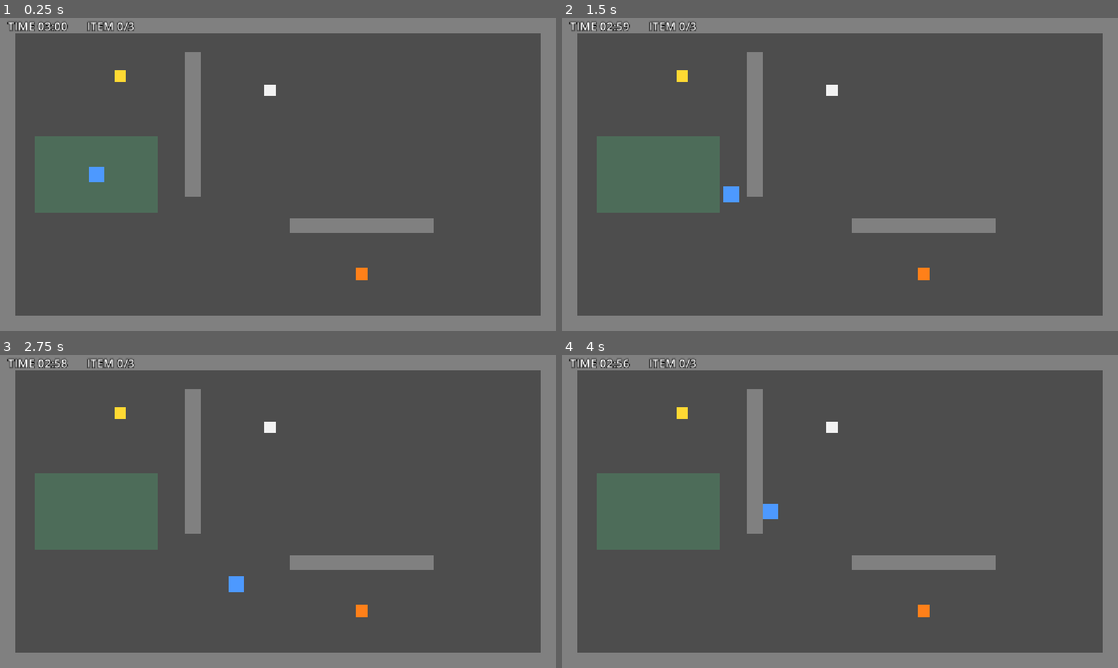
Above: before the commit, frames 1-4 (two rows, left to right).
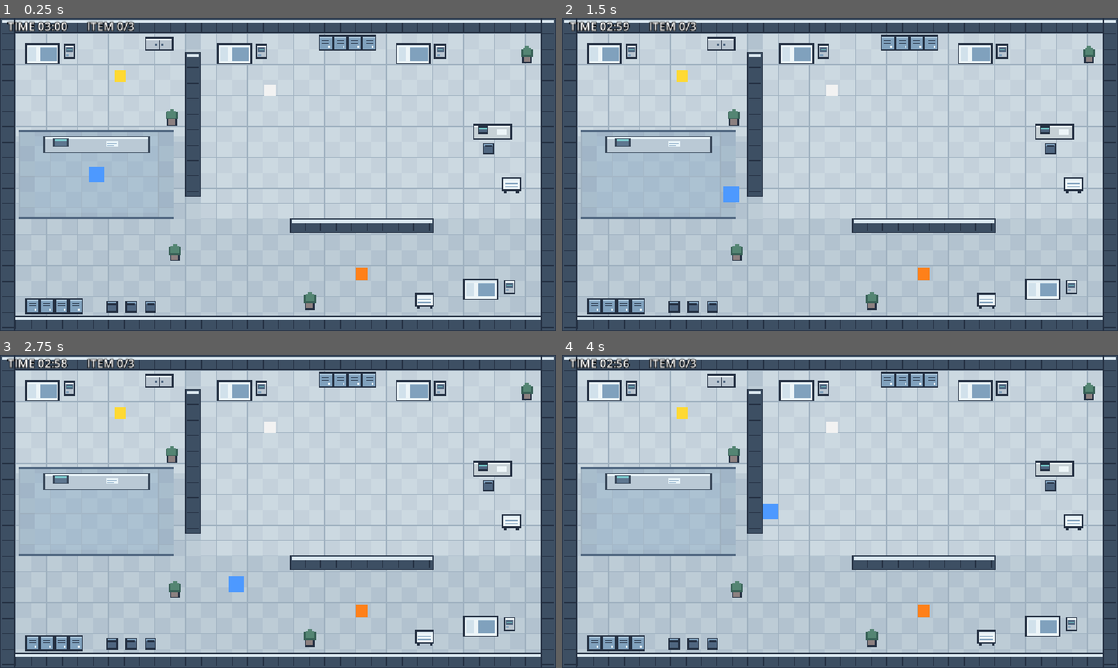
Above: after the commit, the same moments.

Repository: Mugen0619/night-shift-escape
Game: Godot game, scene res://scenes/main.tscn
The game is run twice, just before and just after one commit, with the same random seed, the same clock (stepped at 60 frames per second) and the same inputs.
Inputs:
- Up to frame 1 (0.25 s): no input
- Up to frame 2 (1.5 s): tap Enter at 0.5 s; hold D (move_right) 0.53-1.28 s; hold S (move_down) from 1.28 s (still down)
- Up to frame 3 (2.75 s): release S (move_down) at 2.03 s; hold D (move_right) from 2.03 s (still down)
- Up to frame 4 (4 s): release D (move_right) at 2.78 s; hold W (move_up) 2.78-3.53 s; hold A (move_left) from 3.53 s (still down)

The runs differ from the first frame. In frame 1, 99% of the frame differs, in the area x 0-100%, y 0-100%; in frame 2, 99%; in frame 3, 99%; in frame 4, 99%.

Commit message:
Day 6改: 病院マップをピクセルアート調に変更(床タイル・壁縁取り・病院オブジェクトを描画)
Co-Authored-By: Claude Sonnet 5.5 <noreply@anthropic.com>

Diff:
--- a/scenes/main.tscn
+++ b/scenes/main.tscn
@@ -6,6 +6,7 @@
 [ext_resource type="Script" path="res://scripts/nurse_station.gd" id="4_nurse_station"]
 [ext_resource type="Script" path="res://scripts/item_count_label.gd" id="5_item_count_label"]
 [ext_resource type="Script" path="res://scripts/game_flow.gd" id="6_game_flow"]
+[ext_resource type="Script" path="res://scripts/hospital_map_art.gd" id="7_map_art"]
 
 [sub_resource type="RectangleShape2D" id="RectangleShape2D_horizontal"]
 size = Vector2(1152, 32)
@@ -23,6 +24,9 @@
 size = Vector2(256, 160)
 
 [node name="Main" type="Node2D"]
+
+[node name="MapArt" type="Node2D" parent="."]
+script = ExtResource("7_map_art")
 
 [node name="Walls" type="Node2D" parent="."]
 
@@ -37,7 +41,7 @@
 offset_top = -16.0
 offset_right = 576.0
 offset_bottom = 16.0
-color = Color(0.5, 0.5, 0.5, 1)
+color = Color(0.24, 0.31, 0.39, 1)
 
 [node name="WallBottom" type="StaticBody2D" parent="Walls"]
 position = Vector2(576, 632)
@@ -50,7 +54,7 @@
 offset_top = -16.0
 offset_right = 576.0
 offset_bottom = 16.0
-color = Color(0.5, 0.5, 0.5, 1)
+color = Color(0.24, 0.31, 0.39, 1)
 
 [node name="WallLeft" type="StaticBody2D" parent="Walls"]
 position = Vector2(16, 324)
@@ -63,7 +67,7 @@
 offset_top = -324.0
 offset_right = 16.0
 offset_bottom = 324.0
-color = Color(0.5, 0.5, 0.5, 1)
+color = Color(0.24, 0.31, 0.39, 1)
 
 [node name="WallRight" type="StaticBody2D" parent="Walls"]
 position = Vector2(1136, 324)
@@ -76,7 +80,7 @@
 offset_top = -324.0
 offset_right = 16.0
 offset_bottom = 324.0
-color = Color(0.5, 0.5, 0.5, 1)
+color = Color(0.24, 0.31, 0.39, 1)
 
 [node name="WallInnerVertical" type="StaticBody2D" parent="Walls"]
 position = Vector2(400, 220)
@@ -89,7 +93,7 @@
 offset_top = -150.0
 offset_right = 16.0
 offset_bottom = 150.0
-color = Color(0.5, 0.5, 0.5, 1)
+color = Color(0.24, 0.31, 0.39, 1)
 
 [node name="WallInnerHorizontal" type="StaticBody2D" parent="Walls"]
 position = Vector2(750, 430)
@@ -102,7 +106,11 @@
 offset_top = -16.0
 offset_right = 150.0
 offset_bottom = 16.0
-color = Color(0.5, 0.5, 0.5, 1)
+color = Color(0.24, 0.31, 0.39, 1)
+
+[node name="WallTrim" type="Node2D" parent="."]
+script = ExtResource("7_map_art")
+layer = "wall_trim"
 
 [node name="NurseStation" type="Area2D" parent="." node_paths=PackedStringArray("time")]
 position = Vector2(200, 324)
@@ -117,7 +125,7 @@
 offset_top = -80.0
 offset_right = 128.0
 offset_bottom = 80.0
-color = Color(0.3, 0.8, 0.5, 0.25)
+color = Color(0.8, 0.92, 1, 0.12)
 
 [node name="Items" type="Node2D" parent="."]
 
--- /dev/null
+++ b/scripts/hospital_map_art.gd
@@ -0,0 +1,204 @@
+extends Node2D
+## 病院マップの見た目(ピクセルアート調)を描く。見た目だけで、衝突判定・ゲームロジックには関わらない。
+## 外部素材は使わず、四角形だけでオリジナルのドット絵風に描く。
+## layer が "floor" のときは床・家具・設備、"wall_trim" のときは壁の縁取りを描く。
+
+@export var layer: String = "floor"
+
+# 白〜青灰色を基調にした落ち着いた配色
+const FLOOR_A := Color(0.74, 0.80, 0.84)
+const FLOOR_B := Color(0.70, 0.76, 0.81)
+const FLOOR_LINE := Color(0.62, 0.69, 0.75)
+const ROOM_A := Color(0.80, 0.85, 0.88)
+const ROOM_B := Color(0.77, 0.82, 0.86)
+const NURSE_A := Color(0.66, 0.74, 0.80)
+const NURSE_B := Color(0.63, 0.71, 0.78)
+const OUTLINE := Color(0.14, 0.19, 0.26)
+const WALL_DARK := Color(0.24, 0.31, 0.39)
+const WALL_LIGHT := Color(0.86, 0.91, 0.94)
+const WHITE := Color(0.93, 0.96, 0.97)
+const GRAY := Color(0.72, 0.77, 0.81)
+const BLUE := Color(0.50, 0.63, 0.74)
+const DARK_BLUE := Color(0.31, 0.40, 0.50)
+const SCREEN := Color(0.45, 0.78, 0.78)
+const PLANT := Color(0.33, 0.52, 0.45)
+const PLANT_DARK := Color(0.22, 0.38, 0.34)
+const POT := Color(0.55, 0.50, 0.50)
+
+const TILE := 32
+const MAP_SIZE := Vector2(1152, 648)
+
+
+func _draw() -> void:
+	if layer == "wall_trim":
+		_draw_wall_trim()
+		return
+	_draw_floor()
+	_draw_nurse_counter()
+	# 左上の部屋
+	_bed(Vector2(52, 52))
+	_monitor(Vector2(132, 54))
+	_cabinet(Vector2(300, 40))
+	_plant(Vector2(344, 190))
+	# 右上の部屋
+	_bed(Vector2(450, 52))
+	_monitor(Vector2(530, 54))
+	_bed(Vector2(820, 52))
+	_monitor(Vector2(900, 54))
+	_locker_row(Vector2(660, 36), 4)
+	_desk(Vector2(980, 220))
+	_chair(Vector2(1000, 258))
+	_cart(Vector2(1040, 330))
+	_plant(Vector2(1080, 60))
+	# 左下
+	_locker_row(Vector2(52, 580), 4)
+	_chair(Vector2(220, 586))
+	_chair(Vector2(260, 586))
+	_chair(Vector2(300, 586))
+	_plant(Vector2(350, 470))
+	# 下の中央と右下
+	_plant(Vector2(630, 570))
+	_cart(Vector2(860, 570))
+	_bed(Vector2(960, 540))
+	_monitor(Vector2(1044, 542))
+
+
+func _rect(x: float, y: float, w: float, h: float, color: Color) -> void:
+	draw_rect(Rect2(x, y, w, h), color)
+
+
+# 外枠つきの箱(濃い輪郭 + 塗り + 上側のハイライト)
+func _box(pos: Vector2, size: Vector2, fill: Color, light: Color) -> void:
+	_rect(pos.x, pos.y, size.x, size.y, OUTLINE)
+	_rect(pos.x + 3, pos.y + 3, size.x - 6, size.y - 6, fill)
+	_rect(pos.x + 3, pos.y + 3, size.x - 6, 3, light)
+
+
+func _tiles(area: Rect2, a: Color, b: Color) -> void:
+	var y := area.position.y
+	var row := 0
+	while y < area.end.y:
+		var x := area.position.x
+		var col := 0
+		var h := minf(TILE, area.end.y - y)
+		while x < area.end.x:
+			var w := minf(TILE, area.end.x - x)
+			_rect(x, y, w, h, a if (row + col) % 2 == 0 else b)
+			# 薄いタイル境界線
+			_rect(x, y, w, 1, FLOOR_LINE)
+			_rect(x, y, 1, h, FLOOR_LINE)
+			x += TILE
+			col += 1
+		y += TILE
+		row += 1
+
+
+func _draw_floor() -> void:
+	# 廊下
+	_tiles(Rect2(Vector2.ZERO, MAP_SIZE), FLOOR_A, FLOOR_B)
+	# 病室・診察エリア
+	_tiles(Rect2(416, 32, 704, 382), ROOM_A, ROOM_B)
+	_tiles(Rect2(32, 32, 352, 212), ROOM_A, ROOM_B)
+	# ナースステーション
+	_tiles(Rect2(40, 232, 320, 184), NURSE_A, NURSE_B)
+	_rect(40, 232, 320, 3, DARK_BLUE)
+	_rect(40, 413, 320, 3, DARK_BLUE)
+
+
+func _draw_nurse_counter() -> void:
+	_box(Vector2(90, 244), Vector2(220, 36), GRAY, WHITE)
+	# カウンター上のモニターと書類
+	_box(Vector2(110, 248), Vector2(32, 20), DARK_BLUE, SCREEN)
+	_rect(220, 254, 24, 14, WHITE)
+	_rect(222, 258, 20, 2, BLUE)
+	_rect(222, 262, 14, 2, BLUE)
+
+
+func _bed(pos: Vector2) -> void:
+	_box(pos, Vector2(72, 44), WHITE, WALL_LIGHT)
+	# 枕と毛布
+	_rect(pos.x + 6, pos.y + 8, 16, 28, Color(0.82, 0.88, 0.92))
+	_rect(pos.x + 30, pos.y + 8, 36, 28, BLUE)
+	_rect(pos.x + 30, pos.y + 8, 36, 3, Color(0.62, 0.74, 0.83))
+
+
+func _monitor(pos: Vector2) -> void:
+	# ベッド脇の医療機器(モニター付きスタンド)
+	_box(pos, Vector2(24, 30), GRAY, WHITE)
+	_rect(pos.x + 5, pos.y + 6, 14, 10, DARK_BLUE)
+	_rect(pos.x + 7, pos.y + 10, 10, 2, SCREEN)
+	_rect(pos.x + 5, pos.y + 20, 6, 4, BLUE)
+
+
+func _cabinet(pos: Vector2) -> void:
+	_box(pos, Vector2(60, 28), GRAY, WHITE)
+	_rect(pos.x + 29, pos.y + 6, 2, 18, OUTLINE)
+	_rect(pos.x + 22, pos.y + 14, 4, 3, DARK_BLUE)
+	_rect(pos.x + 34, pos.y + 14, 4, 3, DARK_BLUE)
+
+
+func _locker_row(pos: Vector2, count: int) -> void:
+	for i in count:
+		var p := pos + Vector2(i * 30, 0)
+		_box(p, Vector2(30, 32), BLUE, Color(0.66, 0.77, 0.85))
+		_rect(p.x + 8, p.y + 10, 14, 2, OUTLINE)
+		_rect(p.x + 8, p.y + 15, 14, 2, OUTLINE)
+		_rect(p.x + 20, p.y + 22, 3, 4, WHITE)
+
+
+func _desk(pos: Vector2) -> void:
+	_box(pos, Vector2(80, 32), Color(0.78, 0.82, 0.84), WHITE)
+	_box(pos + Vector2(10, 4), Vector2(22, 16), DARK_BLUE, SCREEN)
+	_rect(pos.x + 50, pos.y + 10, 20, 12, WHITE)
+
+
+func _chair(pos: Vector2) -> void:
+	_box(pos, Vector2(24, 24), DARK_BLUE, BLUE)
+	_rect(pos.x + 4, pos.y + 4, 16, 5, OUTLINE)
+
+
+func _cart(pos: Vector2) -> void:
+	# 医療用カート
+	_box(pos, Vector2(40, 28), WHITE, WALL_LIGHT)
+	_rect(pos.x + 6, pos.y + 12, 28, 2, BLUE)
+	_rect(pos.x + 6, pos.y + 18, 28, 2, BLUE)
+	_rect(pos.x + 4, pos.y + 28, 6, 4, OUTLINE)
+	_rect(pos.x + 30, pos.y + 28, 6, 4, OUTLINE)
+
+
+func _plant(pos: Vector2) -> void:
+	_rect(pos.x + 2, pos.y + 18, 20, 16, OUTLINE)
+	_rect(pos.x + 5, pos.y + 20, 14, 11, POT)
+	_rect(pos.x, pos.y + 4, 24, 16, PLANT_DARK)
+	_rect(pos.x + 3, pos.y + 2, 18, 14, PLANT)
+	_rect(pos.x + 8, pos.y - 2, 8, 8, PLANT)
+
+
+# 壁の縁取り(衝突判定の位置・大きさと同じ範囲の内側に描く)
+func _draw_wall_trim() -> void:
+	# 外壁
+	_trim(Rect2(0, 0, 1152, 32))
+	_trim(Rect2(0, 616, 1152, 32))
+	_trim(Rect2(0, 0, 32, 648))
+	_trim(Rect2(1120, 0, 32, 648))
+	# 内壁
+	_trim(Rect2(384, 70, 32, 300))
+	_trim(Rect2(600, 414, 300, 32))
+
+
+func _trim(r: Rect2) -> void:
+	_rect(r.position.x, r.position.y, r.size.x, r.size.y, OUTLINE)
+	_rect(r.position.x + 2, r.position.y + 2, r.size.x - 4, r.size.y - 4, WALL_DARK)
+	_rect(r.position.x + 4, r.position.y + 4, r.size.x - 8, 6, WALL_LIGHT)
+	# 壁の継ぎ目
+	var step := 32
+	if r.size.x >= r.size.y:
+		var x := r.position.x + step
+		while x < r.end.x:
+			_rect(x, r.position.y + 10, 2, r.size.y - 14, OUTLINE)
+			x += step
+	else:
+		var y := r.position.y + step
+		while y < r.end.y:
+			_rect(r.position.x + 4, y, r.size.x - 8, 2, OUTLINE)
+			y += step
Not shown, added: scripts/hospital_map_art.gd.uid
